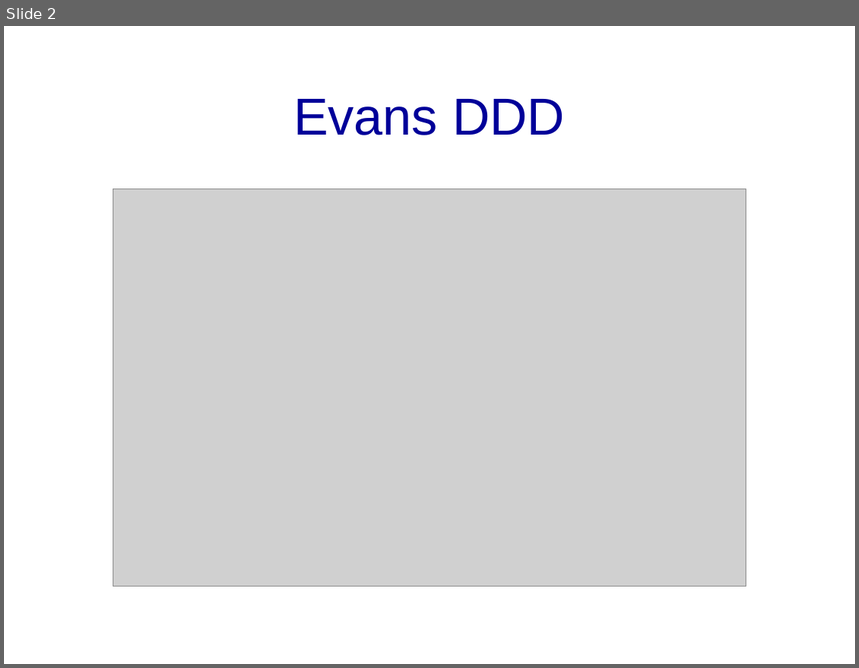
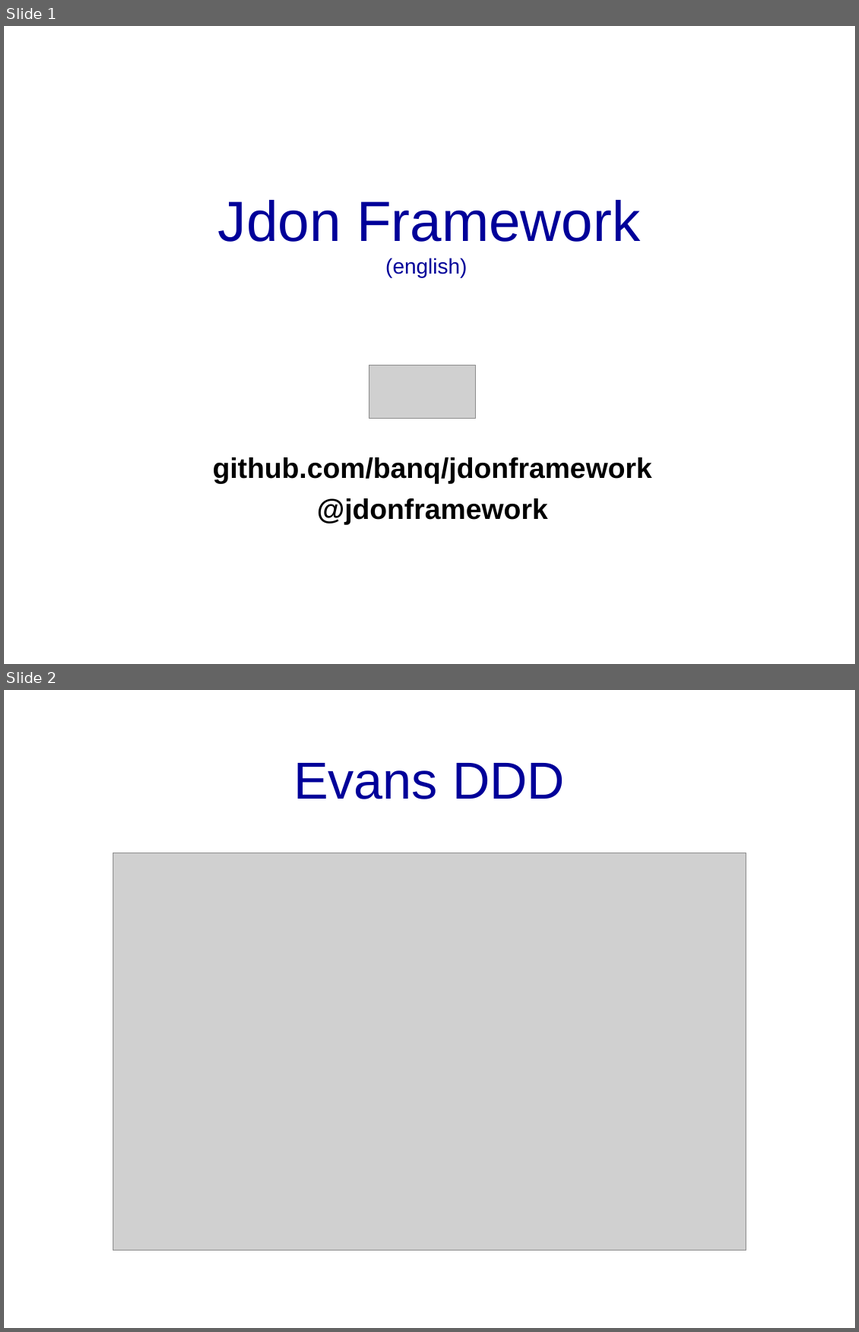
Before and after one commit to banq/banq.github.io, a slide deck: JdonFramework.ppt. Shown one above the other, each under a label of ours: slide 2 before the commit, slides 1 and 2 after it. The pictures are 859x668 and 859x1332 pixels, drawn with LibreOffice and Linux fonts; fonts in the diff are those of the drawing; grey boxes stand for pictures; background and template pictures are left out. Boxes give left, top, right and bottom in pixels: in the first picture for what was removed or moved away, otherwise in the second. Text is boxed around its words. In the diff, an @@ line names an element or a change of style, - is before the commit and + after.

```diff
--- a/JdonFramework.ppt
+++ b/JdonFramework.ppt
@@ slide 1 added at [4,26,855,664], background picture (left out) @@
@@ title added at [218,200,640,278], 48 pt, text #000099 @@
+Jdon Framework
+(english)
@@ picture added at [369,366,475,418] @@
@@ subtitle added at [213,458,652,525], 24 pt, text #000000, bold @@
+github.com/banq/jdonframework
+@jdonframework
```
Also in this commit, not shown: 1 slide changed, 1 slide removed.
